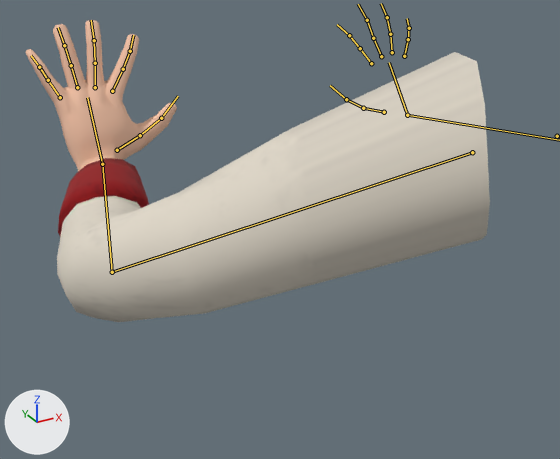
The FBX model Game/res/assets/models/Animation/Character/LeftArm.fbx as it was, and as the next commit left it.
Both versions are drawn from a 50 mm lens placed at (-42.8, -45.5, 11.0), pointed at (-11.3, 11.7, -17.7). Lighting does not change. The marker at lower left points along +X, +Y and +Z. Both versions are drawn at frame 129 of the action 'Armature|Pushing_A'; the numbers are the values there. The bones that bend it are drawn over the model as lines.
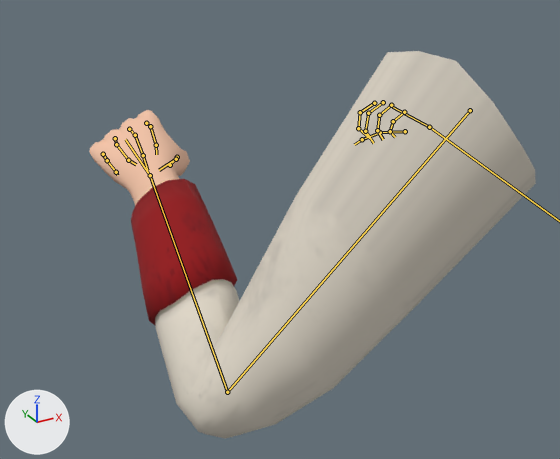
Patch to the scene script:
```diff
--- a/Game/res/assets/models/Animation/Character/LeftArm.fbx.py
+++ b/Game/res/assets/models/Animation/Character/LeftArm.fbx.py
@@ bone_l_upperarm @@
 bone_l_upperarm = bpy.data.objects['Armature'].pose.bones['L_UpperArm']
-bone_l_upperarm.location = (3.14, 0.42, -2.56)
-bone_l_upperarm.rotation_quaternion = (0.879, -0.124, 0.31, 0.34)  # degrees (-1, 39, 42)
+bone_l_upperarm.location = (3.19, 0.12, -1.56)
+bone_l_upperarm.rotation_quaternion = (0.936, -0.265, -0.002, 0.232)  # degrees (-30, 7, 26)
@@ bone_l_forearm @@
 bone_l_forearm = bpy.data.objects['Armature'].pose.bones['L_Forearm']  # child of 'L_UpperArm'
-bone_l_forearm.rotation_quaternion = (0.914, 0.327, 0.239, -0.006)  # degrees (41, 26, 9)
+bone_l_forearm.rotation_quaternion = (0.822, 0.535, 0.192, -0.024)  # degrees (68, 20, 10)
@@ bone_l_hand @@
 bone_l_hand = bpy.data.objects['Armature'].pose.bones['L_Hand']  # child of 'L_Forearm'
-bone_l_hand.rotation_quaternion = (0.829, -0.101, 0.221, 0.504)  # degrees (4, 28, 63)
+bone_l_hand.rotation_quaternion = (0.962, -0.049, 0.258, -0.067)  # degrees (-9, 29, -10)
@@ bone_l_thumb @@
 bone_l_thumb = bpy.data.objects['Armature'].pose.bones['L_Thumb']  # child of 'L_Hand'
-bone_l_thumb.rotation_quaternion = (0.954, 0.215, -0.042, 0.204)  # degrees (23, -10, 22)
+bone_l_thumb.rotation_quaternion = (0.988, -0.105, 0.01, -0.109)  # degrees (-12, 0, -13)
@@ bone_l_thumb_001 @@
 bone_l_thumb_001 = bpy.data.objects['Armature'].pose.bones['L_Thumb.001']  # child of 'L_Thumb'
-bone_l_thumb_001.rotation_quaternion = (0.991, 0.011, -0.016, 0.136)  # degrees (1, -2, 16)
+bone_l_thumb_001.rotation_quaternion = (0.976, -0.114, -0.136, -0.124)  # degrees (-11, -17, -13)
@@ bone_l_thumb_002 @@
 bone_l_thumb_002 = bpy.data.objects['Armature'].pose.bones['L_Thumb.002']  # child of 'L_Thumb.001'
-bone_l_thumb_002.rotation_quaternion = (0.996, -0.002, 0.042, 0.075)  # degrees (0, 5, 9)
+bone_l_thumb_002.rotation_quaternion = (0.94, -0.23, -0.242, 0.073)  # degrees (-31, -25, 16)
@@ bone_l_pointer @@
 bone_l_pointer = bpy.data.objects['Armature'].pose.bones['L_Pointer']  # child of 'L_Hand'
-bone_l_pointer.location = (-0.09, -0.07, -0.01)
-bone_l_pointer.rotation_quaternion = (0.981, 0.104, -0.011, 0.163)  # degrees (12, -3, 19)
+bone_l_pointer.location = (0.0, 0.0, 0.0)
+bone_l_pointer.rotation_quaternion = (0.903, 0.057, -0.005, -0.426)  # degrees (6, 2, -50)
@@ bone_l_pointer_001 @@
 bone_l_pointer_001 = bpy.data.objects['Armature'].pose.bones['L_Pointer.001']  # child of 'L_Pointer'
-bone_l_pointer_001.rotation_quaternion = (1.0, 0.0, 0.0, 0.0)  # degrees (0, 0, 0)
+bone_l_pointer_001.rotation_quaternion = (0.828, 0.043, 0.007, -0.559)  # degrees (4, 3, -68)
@@ bone_l_pointer_002 @@
 bone_l_pointer_002 = bpy.data.objects['Armature'].pose.bones['L_Pointer.002']  # child of 'L_Pointer.001'
-bone_l_pointer_002.rotation_quaternion = (0.993, 0.0, 0.0, -0.114)  # degrees (0, 0, -13)
+bone_l_pointer_002.rotation_quaternion = (0.865, 0.025, 0.007, -0.501)  # degrees (2, 2, -60)
@@ bone_l_middle @@
 bone_l_middle = bpy.data.objects['Armature'].pose.bones['L_Middle']  # child of 'L_Hand'
-bone_l_middle.location = (-0.03, -0.01, 0.0)
-bone_l_middle.rotation_quaternion = (0.993, 0.0, 0.0, 0.121)  # degrees (0, 0, 14)
+bone_l_middle.location = (0.0, 0.0, 0.0)
+bone_l_middle.rotation_quaternion = (0.911, 0.012, -0.006, -0.412)  # degrees (1, 0, -49)
@@ bone_l_middle_001 @@
 bone_l_middle_001 = bpy.data.objects['Armature'].pose.bones['L_Middle.001']  # child of 'L_Middle'
-bone_l_middle_001.rotation_quaternion = (1.0, 0.0, 0.0, 0.0)  # degrees (0, 0, 0)
+bone_l_middle_001.rotation_quaternion = (0.772, -0.04, -0.019, -0.634)  # degrees (-2, -5, -79)
@@ bone_l_middle_002 @@
 bone_l_middle_002 = bpy.data.objects['Armature'].pose.bones['L_Middle.002']  # child of 'L_Middle.001'
-bone_l_middle_002.rotation_quaternion = (0.993, 0.0, 0.0, -0.114)  # degrees (0, 0, -13)
+bone_l_middle_002.rotation_quaternion = (0.942, -0.034, -0.006, -0.333)  # degrees (-3, -2, -39)
@@ bone_l_ring @@
 bone_l_ring = bpy.data.objects['Armature'].pose.bones['L_Ring']  # child of 'L_Hand'
-bone_l_ring.location = (-0.04, 0.0, 0.0)
-bone_l_ring.rotation_quaternion = (0.992, -0.045, 0.005, 0.118)  # degrees (-5, 1, 14)
+bone_l_ring.location = (0.0, 0.0, 0.0)
+bone_l_ring.rotation_quaternion = (0.905, -0.072, -0.004, -0.419)  # degrees (-7, -4, -49)
@@ bone_l_ring_001 @@
 bone_l_ring_001 = bpy.data.objects['Armature'].pose.bones['L_Ring.001']  # child of 'L_Ring'
-bone_l_ring_001.rotation_quaternion = (1.0, 0.0, 0.0, 0.0)  # degrees (0, 0, 0)
+bone_l_ring_001.rotation_quaternion = (0.781, -0.036, -0.01, -0.624)  # degrees (-3, -3, -77)
@@ bone_l_ring_002 @@
 bone_l_ring_002 = bpy.data.objects['Armature'].pose.bones['L_Ring.002']  # child of 'L_Ring.001'
-bone_l_ring_002.rotation_quaternion = (0.993, 0.0, 0.0, -0.114)  # degrees (0, 0, -13)
+bone_l_ring_002.rotation_quaternion = (0.881, -0.01, -0.003, -0.473)  # degrees (-1, -1, -56)
@@ bone_l_pinky @@
 bone_l_pinky = bpy.data.objects['Armature'].pose.bones['L_Pinky']  # child of 'L_Hand'
-bone_l_pinky.location = (-0.07, -0.02, 0.01)
-bone_l_pinky.rotation_quaternion = (0.978, -0.157, 0.024, 0.132)  # degrees (-18, 5, 15)
+bone_l_pinky.location = (0.0, 0.0, 0.0)
+bone_l_pinky.rotation_quaternion = (0.862, -0.095, -0.013, -0.497)  # degrees (-9, -7, -59)
@@ bone_l_pinky_001 @@
 bone_l_pinky_001 = bpy.data.objects['Armature'].pose.bones['L_Pinky.001']  # child of 'L_Pinky'
-bone_l_pinky_001.rotation_quaternion = (1.0, 0.0, 0.0, 0.0)  # degrees (0, 0, 0)
+bone_l_pinky_001.rotation_quaternion = (0.799, -0.016, 0.006, -0.601)  # degrees (-2, -1, -74)
@@ bone_l_pinky_002 @@
 bone_l_pinky_002 = bpy.data.objects['Armature'].pose.bones['L_Pinky.002']  # child of 'L_Pinky.001'
-bone_l_pinky_002.rotation_quaternion = (0.993, 0.0, 0.0, -0.114)  # degrees (0, 0, -13)
+bone_l_pinky_002.rotation_quaternion = (0.88, 0.002, 0.003, -0.475)  # degrees (0, 0, -57)
```

Location of each change, [x1, y1, x2, y2] in pixels of the pictures (560 x 459 px):
'Cube.003', posed (28% taller)
    before: [26, 20, 490, 322]
    after: [90, 51, 536, 439]
bone 'L_UpperArm', root to tip
    before: (472, 152) to (112, 272)
    after: (470, 110) to (227, 392)
bone 'L_Forearm', root to tip
    before: (112, 272) to (102, 164)
    after: (227, 392) to (150, 175)
bone 'L_Hand', root to tip
    before: (102, 164) to (87, 97)
    after: (150, 175) to (125, 139)
bone 'L_Thumb', root to tip
    before: (117, 150) to (140, 135)
    after: (170, 165) to (177, 157)
bone 'L_Thumb.001', root to tip
    before: (140, 135) to (161, 118)
    after: (177, 157) to (176, 159)
bone 'L_Thumb.002', root to tip
    before: (161, 118) to (178, 96)
    after: (176, 159) to (159, 170)
bone 'L_Pointer', root to tip
    before: (112, 91) to (123, 69)
    after: (146, 123) to (150, 126)
bone 'L_Pointer.001', root to tip
    before: (123, 69) to (130, 51)
    after: (150, 126) to (156, 145)
bone 'L_Pointer.002', root to tip
    before: (130, 51) to (133, 35)
    after: (156, 145) to (156, 154)
bone 'L_Middle', root to tip
    before: (95, 87) to (95, 63)
    after: (129, 129) to (135, 135)
bone 'L_Middle.001', root to tip
    before: (95, 63) to (94, 40)
    after: (135, 135) to (143, 155)
bone 'L_Middle.002', root to tip
    before: (94, 40) to (91, 20)
    after: (143, 155) to (147, 170)
bone 'L_Ring', root to tip
    before: (77, 87) to (71, 65)
    after: (115, 138) to (116, 144)
bone 'L_Ring.001', root to tip
    before: (71, 65) to (64, 45)
    after: (116, 144) to (128, 160)
bone 'L_Ring.002', root to tip
    before: (64, 45) to (58, 27)
    after: (128, 160) to (136, 164)
bone 'L_Pinky', root to tip
    before: (60, 97) to (48, 80)
    after: (103, 154) to (107, 160)
bone 'L_Pinky.001', root to tip
    before: (48, 80) to (39, 67)
    after: (107, 160) to (116, 172)
bone 'L_Pinky.002', root to tip
    before: (39, 67) to (31, 55)
    after: (116, 172) to (117, 175)
